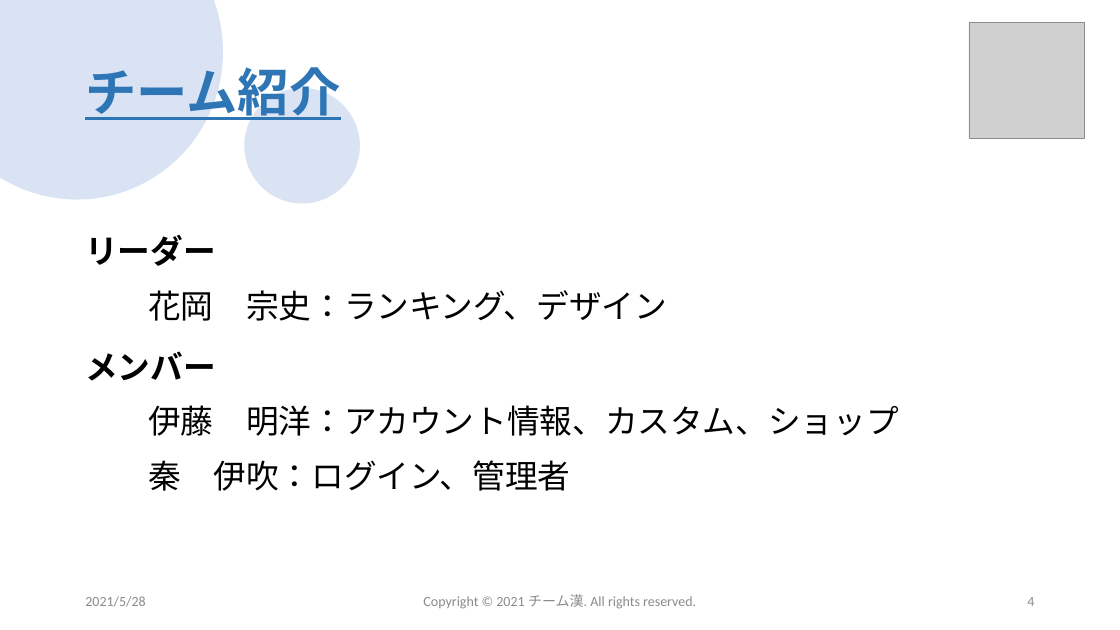
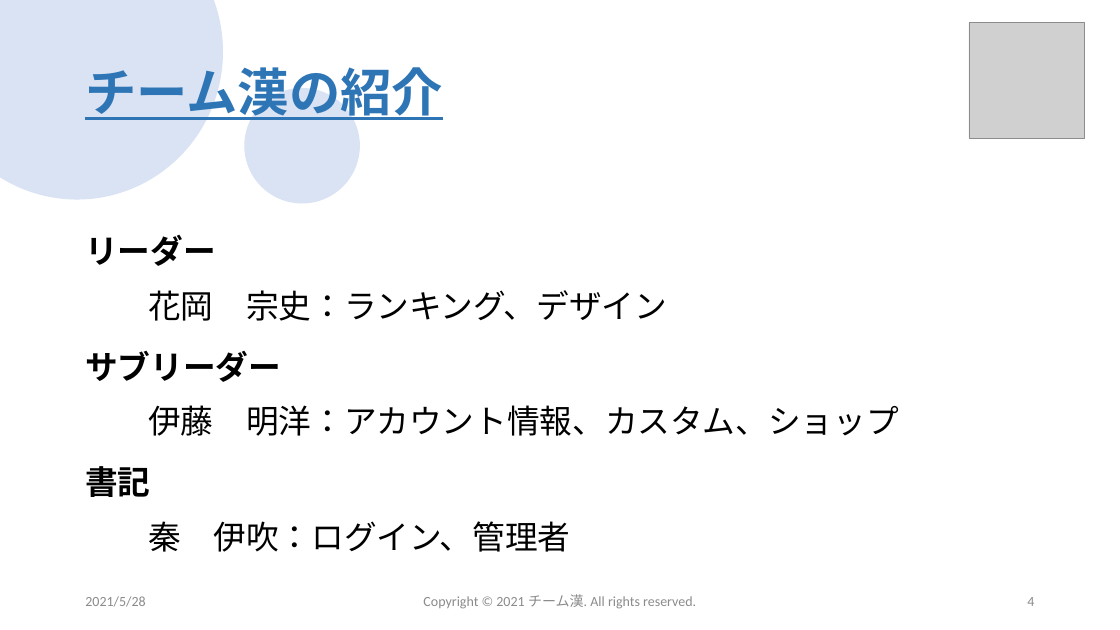
Before and after one commit to sss-sr2021/GUYS, a slide deck: slide 4 of 提出物/チーム漢_成果発表会プレゼン資料.pptx. Drawn at 1120x630 pixels with LibreOffice and Linux fonts; fonts in the diff are those of the drawing; grey boxes stand for pictures; background and template pictures are left out. Boxes give left, top, right and bottom in pixels: in the first picture for what was removed or moved away, otherwise in the second. Text is boxed around its words. In the diff, an @@ line names an element or a change of style, - is before the commit and + after.

```diff
--- a/提出物/チーム漢_成果発表会プレゼン資料.pptx
+++ b/提出物/チーム漢_成果発表会プレゼン資料.pptx
@@ title at (85,67,443,120): text changed @@
-チーム紹介
+チーム漢の紹介
@@ text at (85,351,281,382): text changed @@
-メンバー
+サブリーダー
@@ text at (85,466,150,497): paragraph added @@
+書記
```
Also in this commit, not shown: 4 other slides changed.
